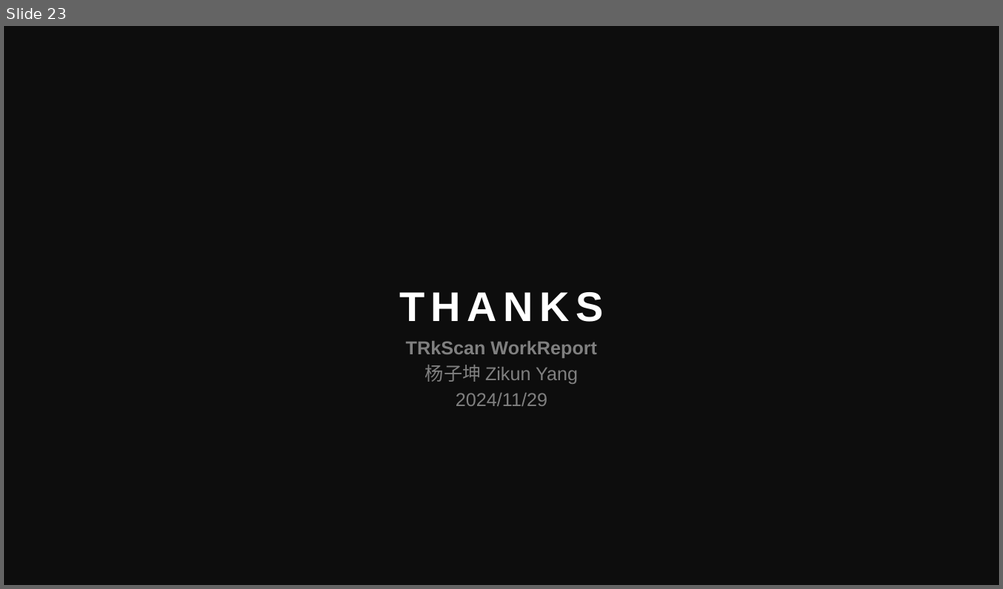
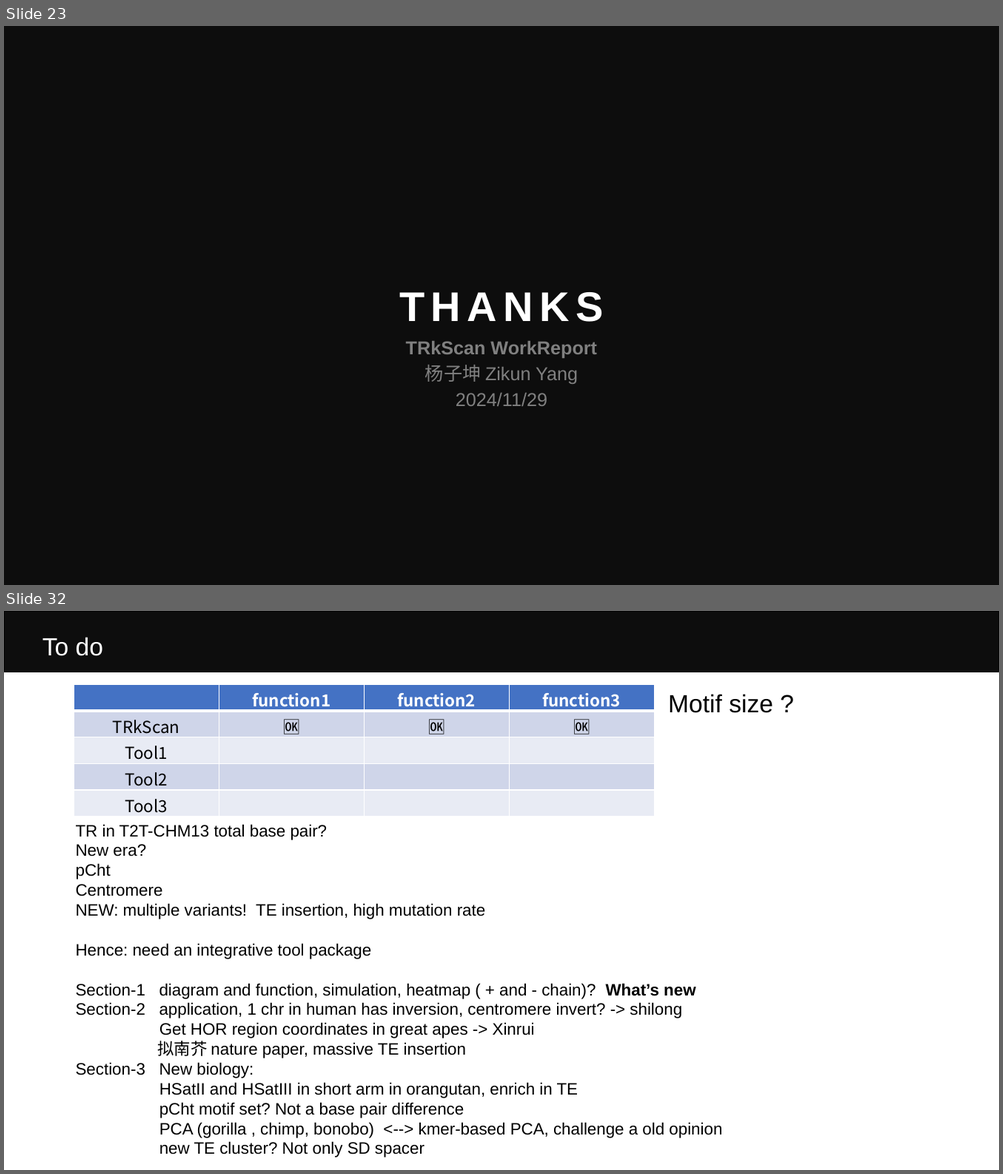
Before and after one commit to Eric-Y-S/TRkScan, a slide deck: WorkReport.pptx. Shown one above the other, each under a label of ours: slide 23 before the commit, slides 23 and 32 after it; the slides between them are not shown. The pictures are 1003x589 and 1003x1174 pixels, drawn with LibreOffice and Linux fonts; fonts in the diff are those of the drawing. Boxes give left, top, right and bottom in pixels: in the first picture for what was removed or moved away, otherwise in the second. Text is boxed around its words. In the diff, an @@ line names an element or a change of style, - is before the commit and + after.

```diff
--- a/WorkReport.pptx
+++ b/WorkReport.pptx
@@ slide 32 added at (4,611,999,1170), background #FFFFFF; not listed: 1 template element that a slide beside it also shows @@
@@ text added at (42,637,103,656), 24 pt, text #FFFFFF @@
+To do
@@ table added at (74,684,653,816), 5 rows, 4 columns @@
+ | function1 | function2 | function3
+TRkScan | 🆗 | 🆗 | 🆗
+Tool1 |  |  | 
+Tool2 |  |  | 
+Tool3 |  |  | 
@@ text added at (668,694,773,713), 24 pt, text #000000 @@
+Motif size ?
@@ text added at (76,824,722,1158), 16 pt, text #000000 @@
+TR in T2T-CHM13 total base pair?
+New era?
+pCht
+Centromere
+NEW: multiple variants! TE insertion, high mutation rate
+Hence: need an integrative tool package
+Section-1 diagram and function, simulation, heatmap ( + and - chain)? What’s new
+Section-2 application, 1 chr in human has inversion, centromere invert? -> shilong
+Get HOR region coordinates in great apes -> Xinrui
+拟南芥 nature paper, massive TE insertion
+Section-3 New biology:
+HSatII and HSatIII in short arm in orangutan, enrich in TE
+pCht motif set? Not a base pair difference
+PCA (gorilla , chimp, bonobo) <--> kmer-based PCA, challenge a old opinion
+new TE cluster? Not only SD spacer
```
Also in this commit, not shown: 19 other slides added, 54 other files.
